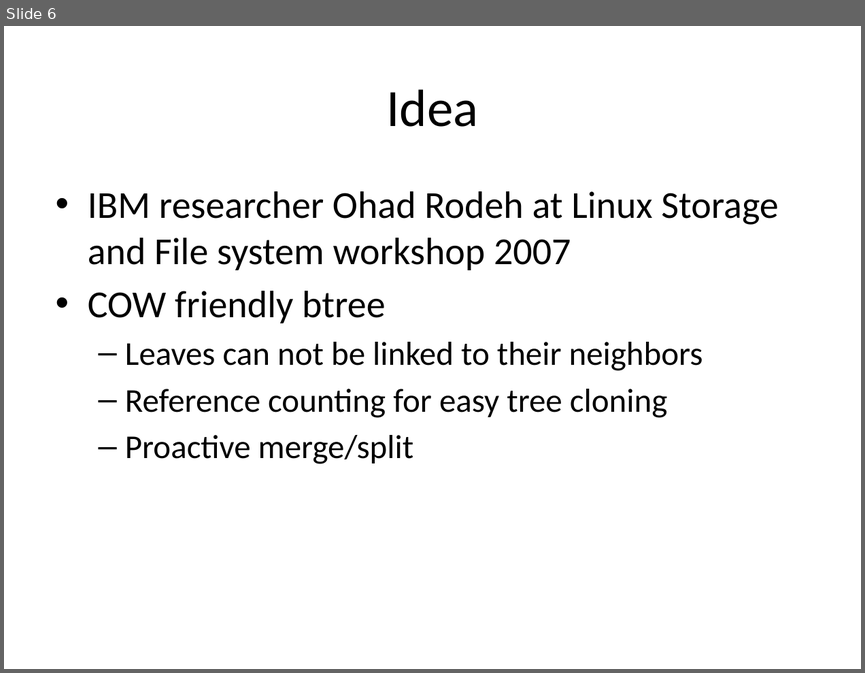
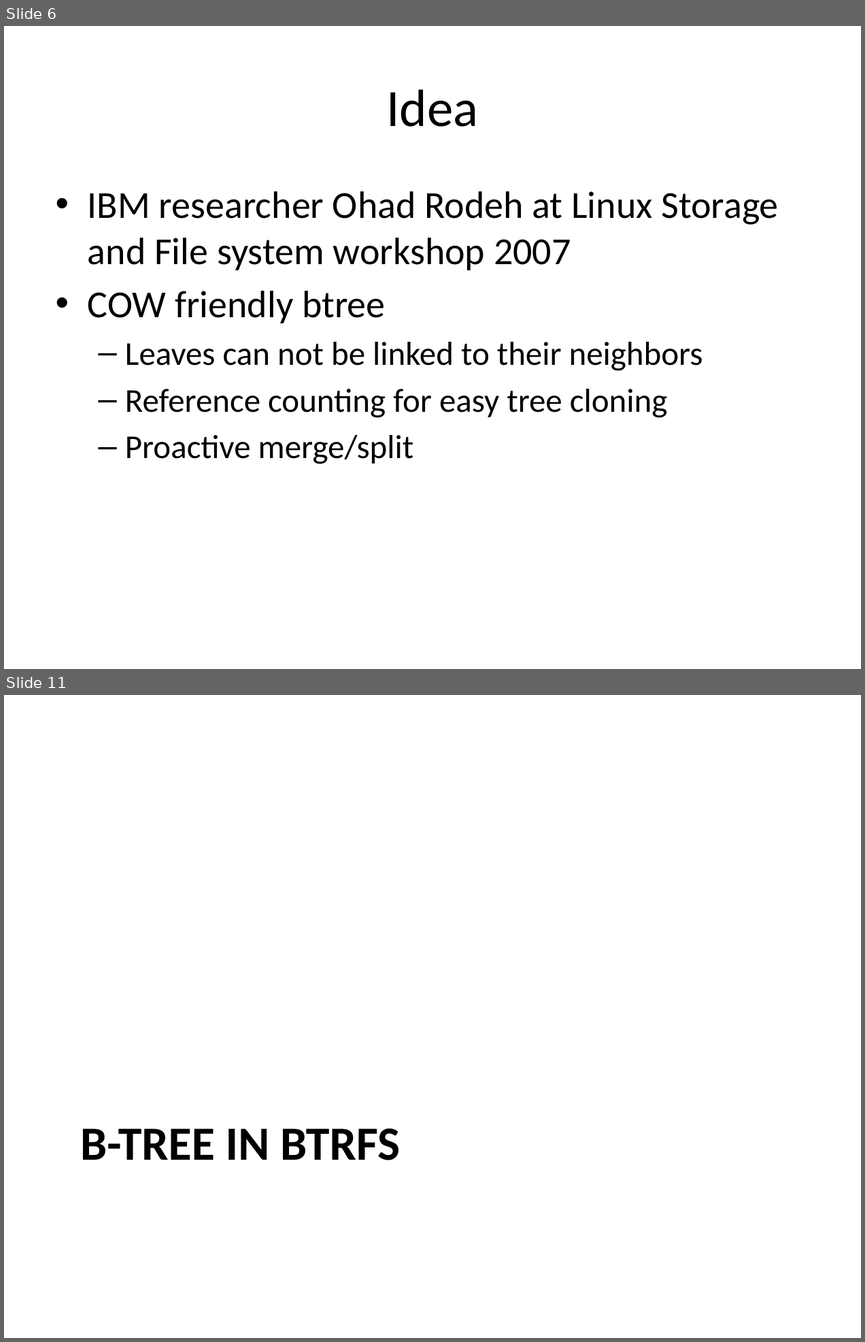
Before and after one commit to liujinmarshall/btrfs-doc, a slide deck: Bacik.pptx. Shown one above the other, each under a label of ours: slide 6 before the commit, slides 6 and 11 after it; the slides between them are not shown. The pictures are 865x673 and 865x1342 pixels, drawn with LibreOffice and Linux fonts; fonts in the diff are those of the drawing. Boxes give left, top, right and bottom in pixels: in the first picture for what was removed or moved away, otherwise in the second. Text is boxed around its words. In the diff, an @@ line names an element or a change of style, - is before the commit and + after.

```diff
--- a/Bacik.pptx
+++ b/Bacik.pptx
@@ slide 11 added at (4,695,861,1338), background #FFFFFF @@
@@ title added at (80,1128,400,1160), 40 pt, text #000000, bold @@
+B-TREE IN BTRFS
```
Also in this commit, not shown: 3 slides changed, 10 other slides added, 1 slide removed.
